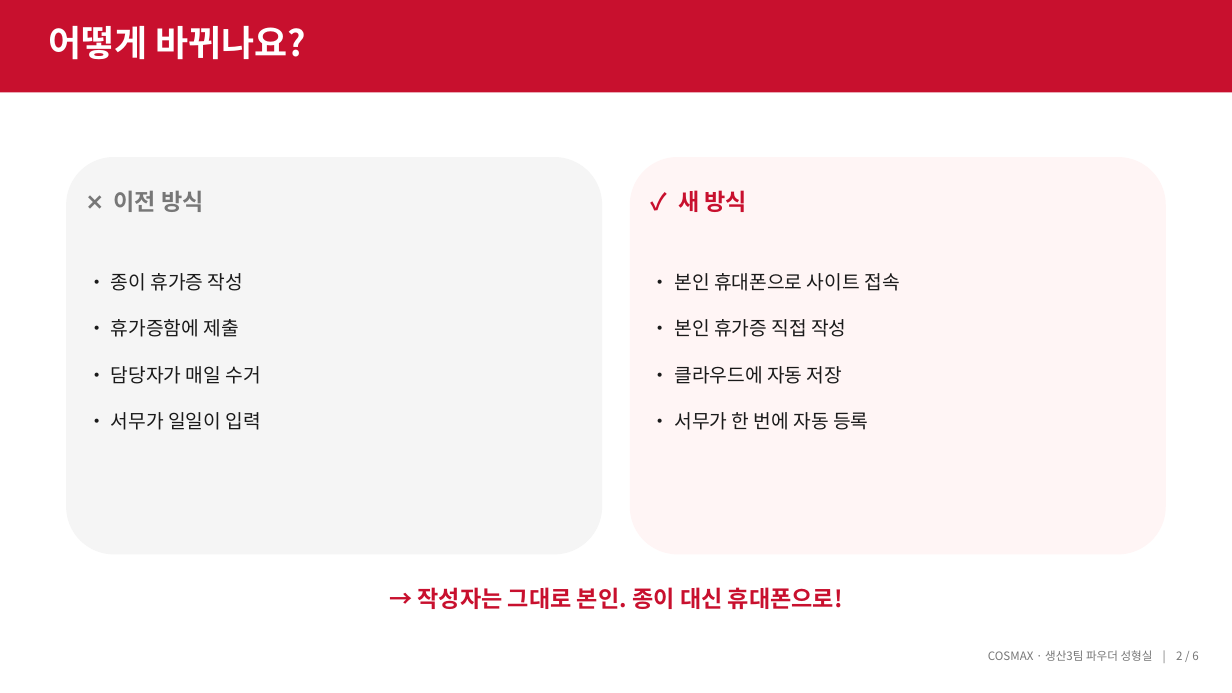
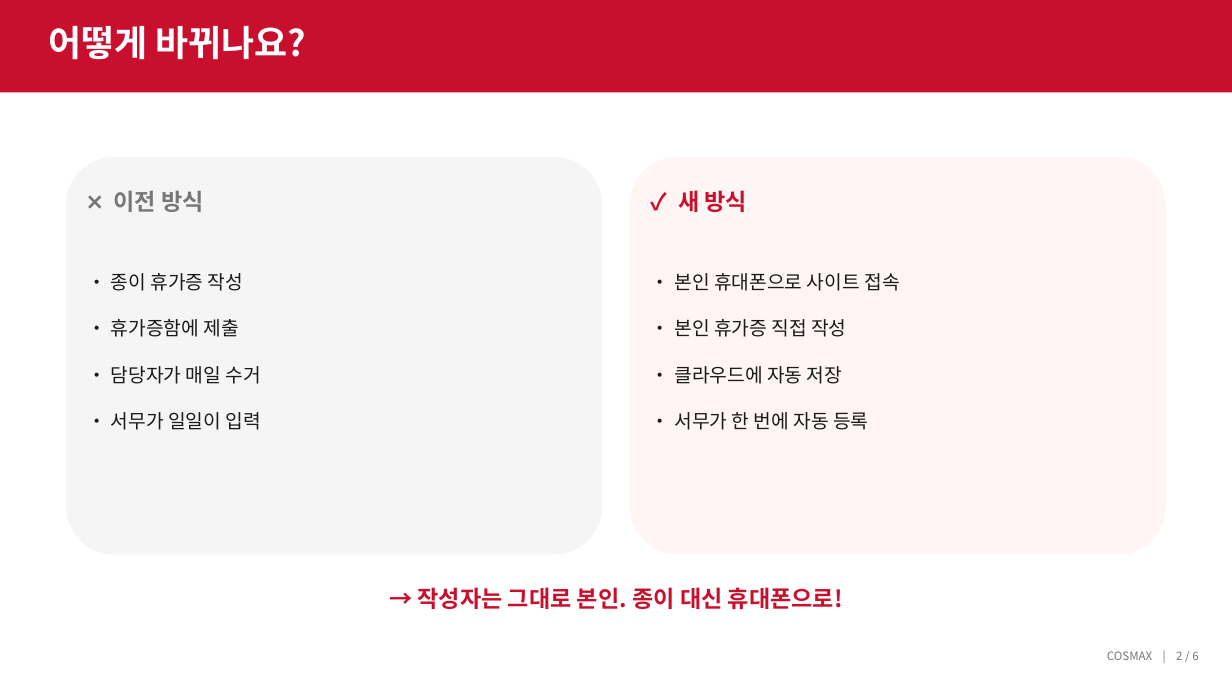
Before and after one commit to djlee-cosmax/Vacation-Permit-Auto-System, a slide deck: slide 2 of docs/휴가증 자동 반영 프로그램 안내 (작업자용).pptx. Drawn at 1232x693 pixels with LibreOffice and Linux fonts; fonts in the diff are those of the drawing. Boxes give left, top, right and bottom in pixels: in the first picture for what was removed or moved away, otherwise in the second. Text is boxed around its words. In the diff, an @@ line names an element or a change of style, - is before the commit and + after.

```diff
--- a/docs/휴가증 자동 반영 프로그램 안내 (작업자용).pptx
+++ b/docs/휴가증 자동 반영 프로그램 안내 (작업자용).pptx
@@ text at (1107,651,1198,660): text changed @@
-COSMAX · 생산3팀 파우더 성형실 | 2 / 6
+COSMAX | 2 / 6
```
Also in this commit, not shown: 5 other slides changed, 3 other files.
